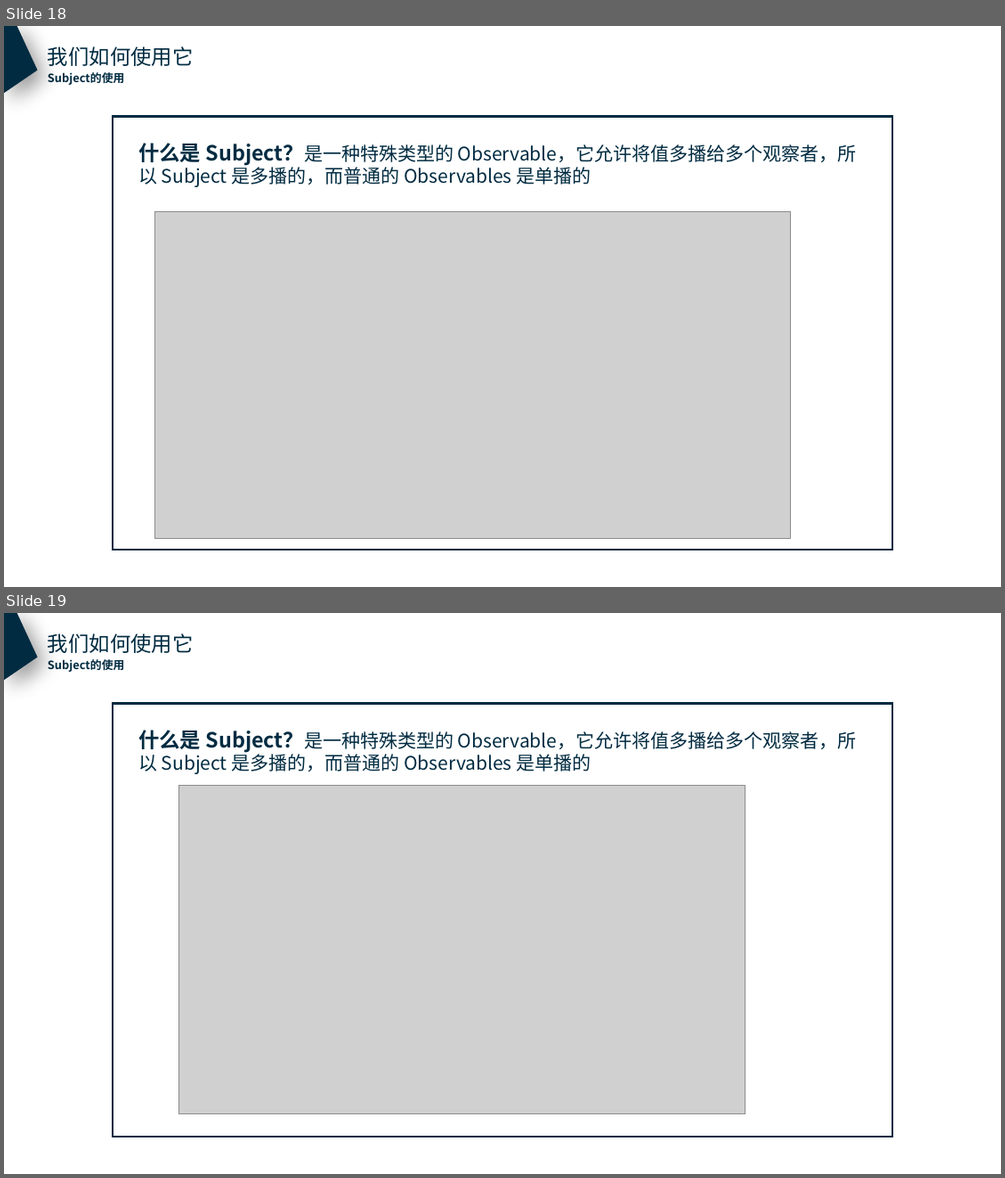
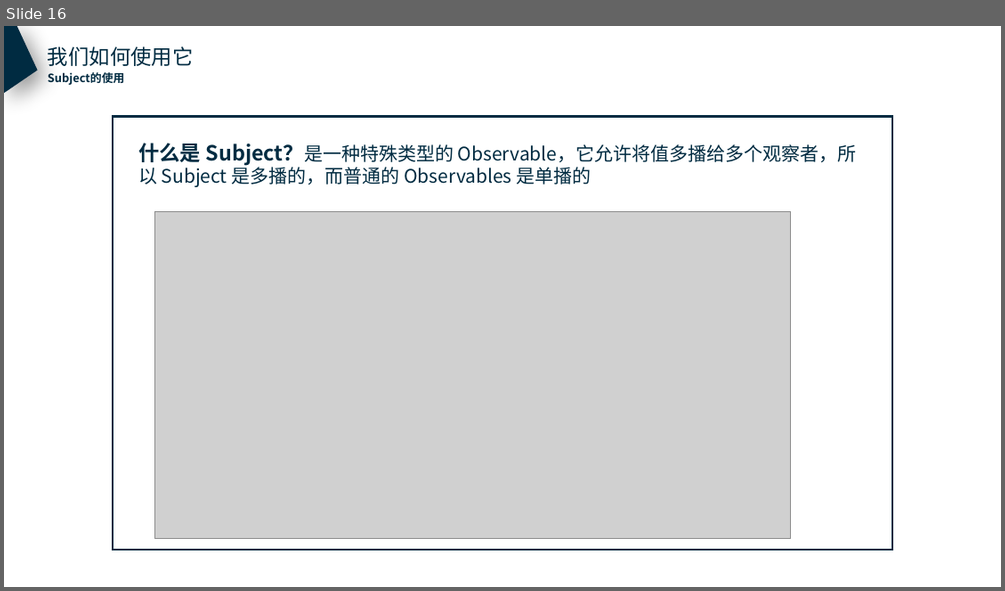
Before and after one commit to luoyiyi/rxjs-demos, a slide deck: rxjs入门分享.pptx. Shown one above the other, each under a label of ours: slides 18 and 19 before the commit, slide 16 after it. The pictures are 1005x1178 and 1005x591 pixels, drawn with LibreOffice and Linux fonts; fonts in the diff are those of the drawing; grey boxes stand for pictures. Boxes give left, top, right and bottom in pixels: in the first picture for what was removed or moved away, otherwise in the second. Text is boxed around its words. In the diff, an @@ line names an element or a change of style, - is before the commit and + after.

```diff
--- a/rxjs入门分享.pptx
+++ b/rxjs入门分享.pptx
@@ slide 19 removed at <box>4,613,1001,1174</box>, background #FFFFFF @@
@@ freeform shape removed at <box>4,613,38,681</box> @@
@@ text removed at <box>48,633,194,653</box> @@
-我们如何使用它
@@ text removed at <box>48,659,125,672</box> @@
-Subject的使用
@@ rectangle removed at <box>113,704,892,1136</box> @@
@@ text removed at <box>138,730,857,774</box> @@
-什么是 Subject？是一种特殊类型的 Observable，它允许将值多播给多个观察者，所以 Subject 是多播的，而普通的 Observables 是单播的
@@ picture removed at <box>179,786,745,1114</box> @@
@@ what was slide 18 is now slide 16 @@
```
Also in this commit, not shown: 5 slides changed, 3 other slides removed, 9 other files.
